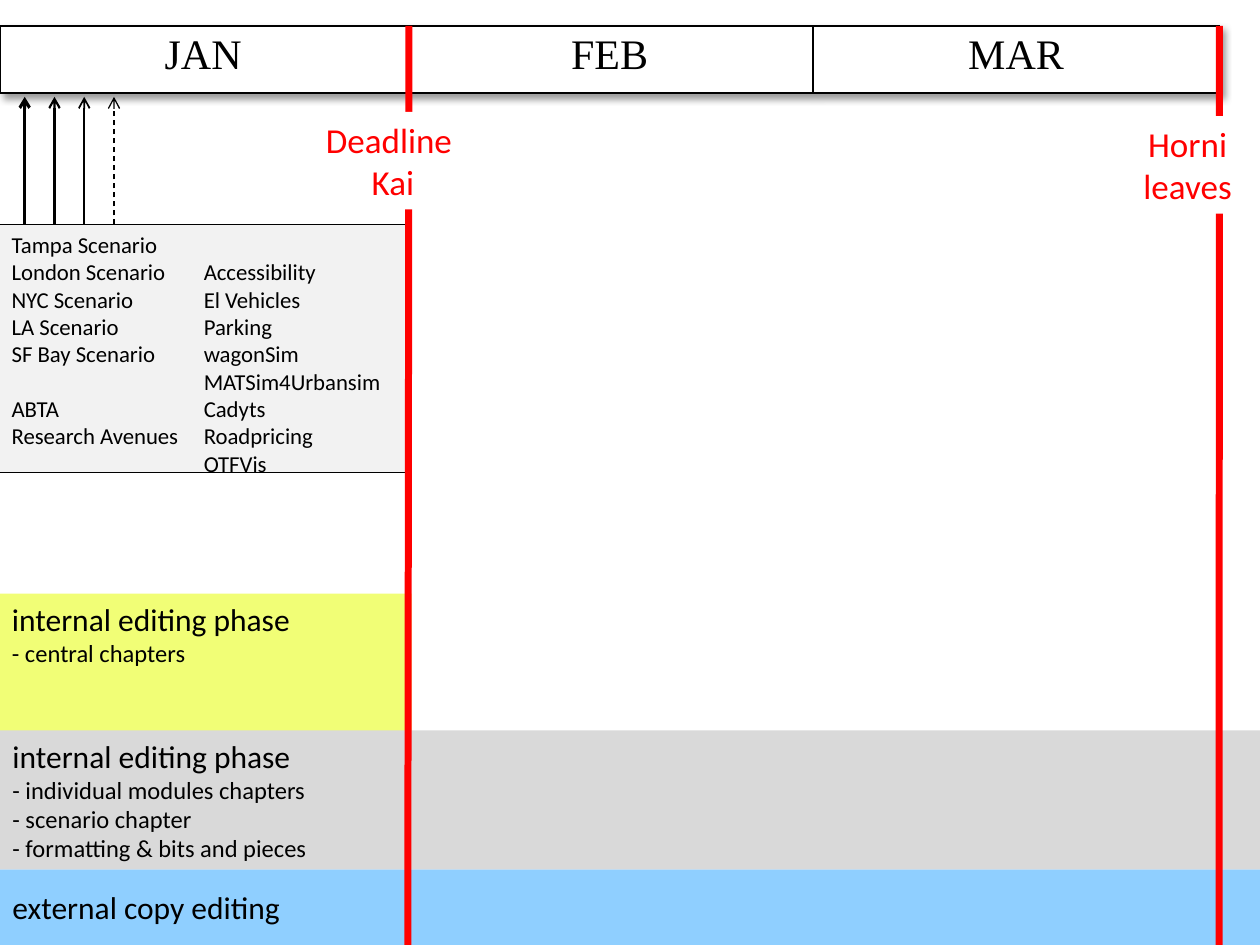
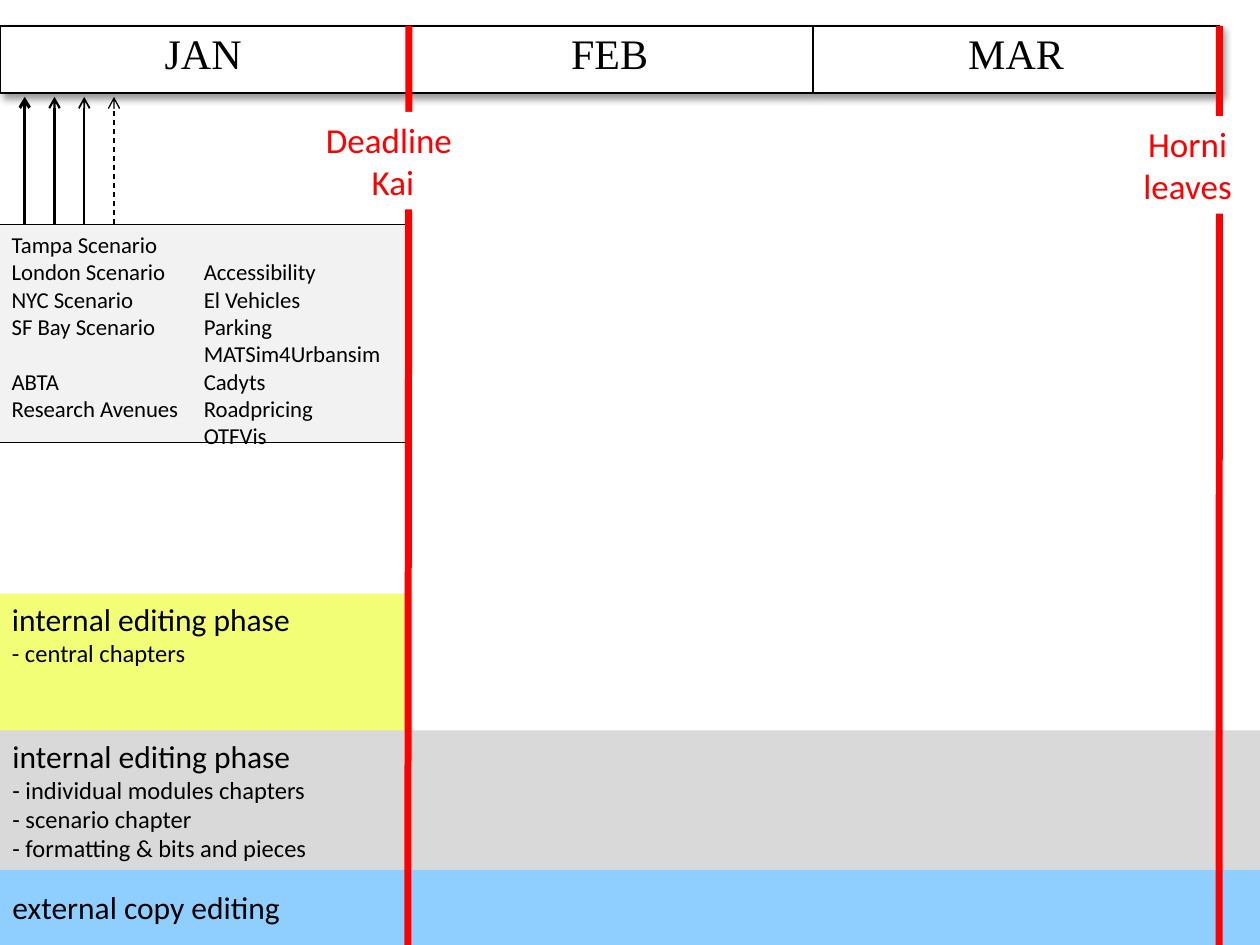
Before and after one commit to sashigurram/book, a slide deck: slide 1 of admin/timeline.pptx. Drawn at 1260x945 pixels with LibreOffice and Linux fonts; fonts in the diff are those of the drawing. Boxes give left, top, right and bottom in pixels: in the first picture for what was removed or moved away, otherwise in the second. Text is boxed around its words. In the diff, an @@ line names an element or a change of style, - is before the commit and + after.

```diff
--- a/admin/timeline.pptx
+++ b/admin/timeline.pptx
@@ rectangle "Tampa Scenario": place and size @@
-rectangle "Tampa Scenario" at <box>0,224,408,472</box>
+rectangle "Tampa Scenario" at <box>0,224,408,442</box>
@@ text in rectangle at <box>12,319,118,335</box>: paragraph removed @@
-LA Scenario
@@ text in rectangle at <box>204,346,299,366</box>: paragraph removed @@
-wagonSim
```
Also in this commit, not shown: 1 other file.
